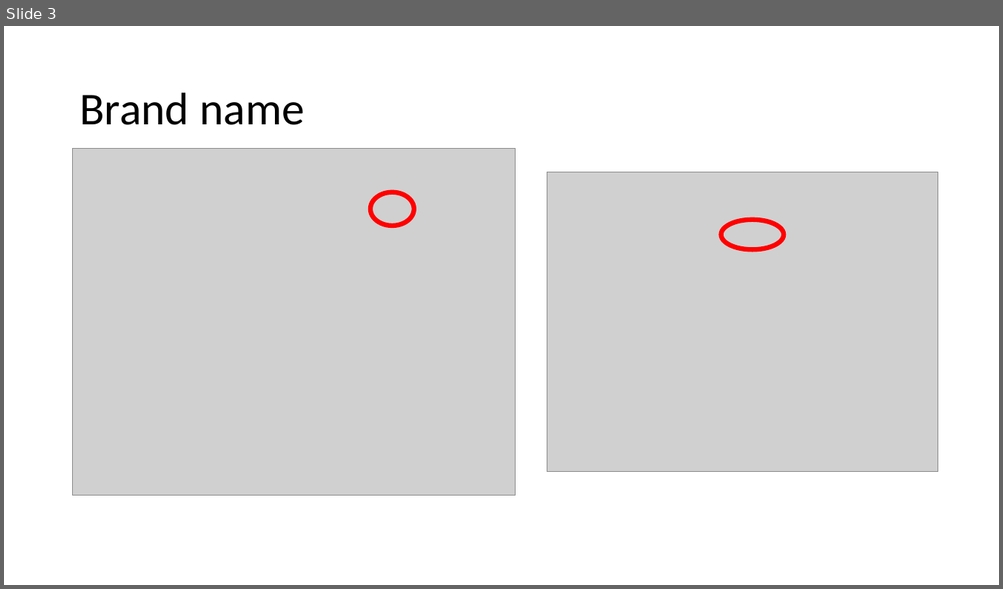
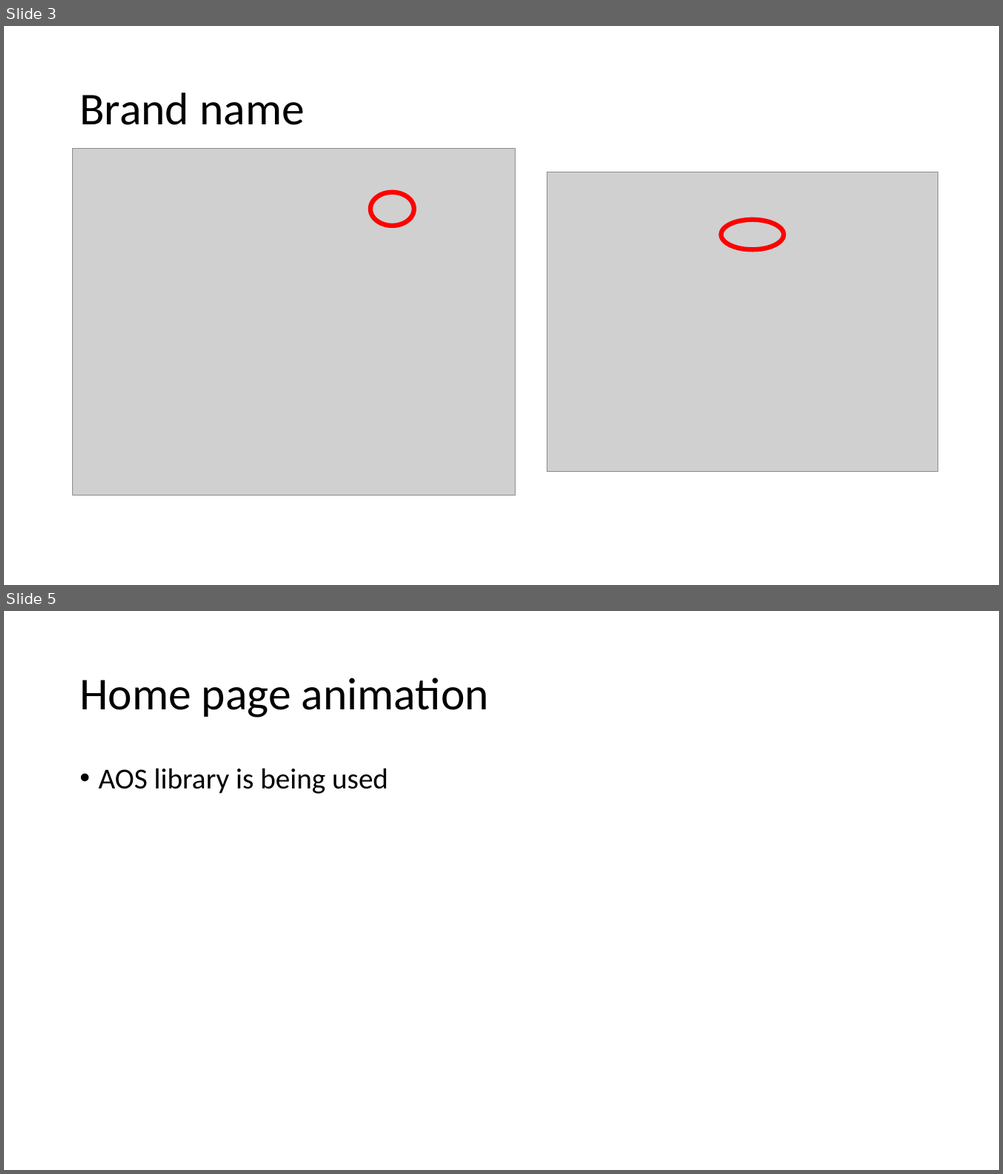
Before and after one commit to llkk87/frond-end-project, a slide deck: present-docs/project-presentation.pptx. Shown one above the other, each under a label of ours: slide 3 before the commit, slides 3 and 5 after it; the slides between them are not shown. The pictures are 1003x589 and 1003x1174 pixels, drawn with LibreOffice and Linux fonts; fonts in the diff are those of the drawing; grey boxes stand for pictures. Boxes give left, top, right and bottom in pixels: in the first picture for what was removed or moved away, otherwise in the second. Text is boxed around its words. In the diff, an @@ line names an element or a change of style, - is before the commit and + after.

```diff
--- a/present-docs/project-presentation.pptx
+++ b/present-docs/project-presentation.pptx
@@ slide 5 added at bbox=[4, 611, 999, 1170], background #FFFFFF @@
@@ title added at bbox=[79, 678, 489, 718], 44 pt, text #000000 @@
+Home page animation
@@ text added at bbox=[99, 768, 388, 794], 28 pt, text #000000 @@
+• AOS library is being used
```
Also in this commit, not shown: 8 slides changed, 1 other file.
